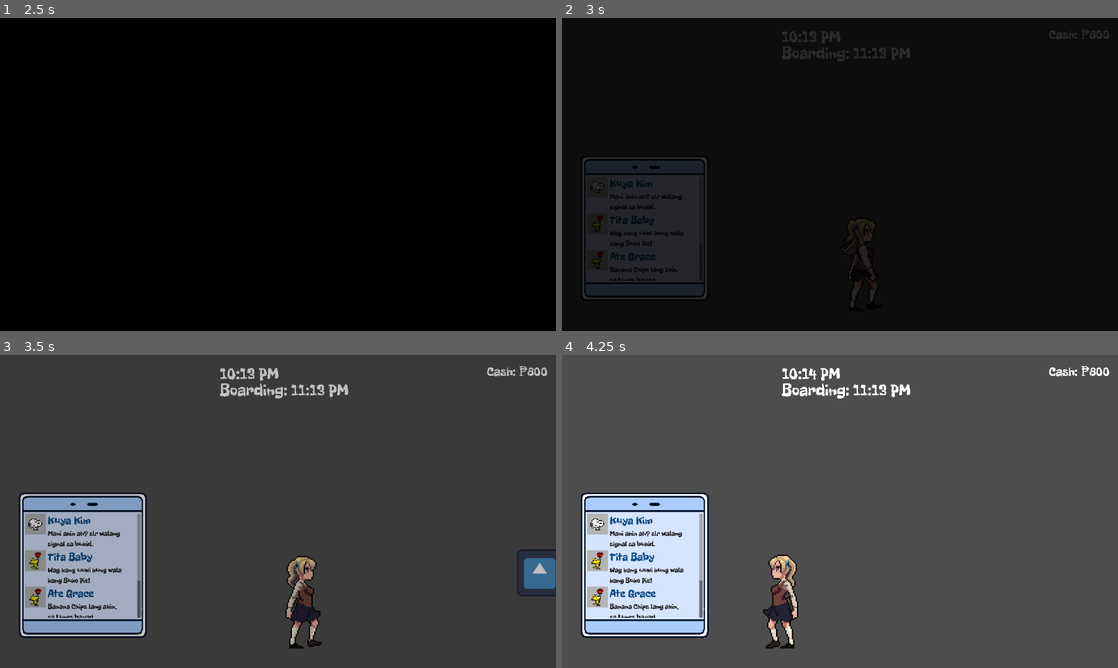
Above: before the commit, frames 1-4 (two rows, left to right).
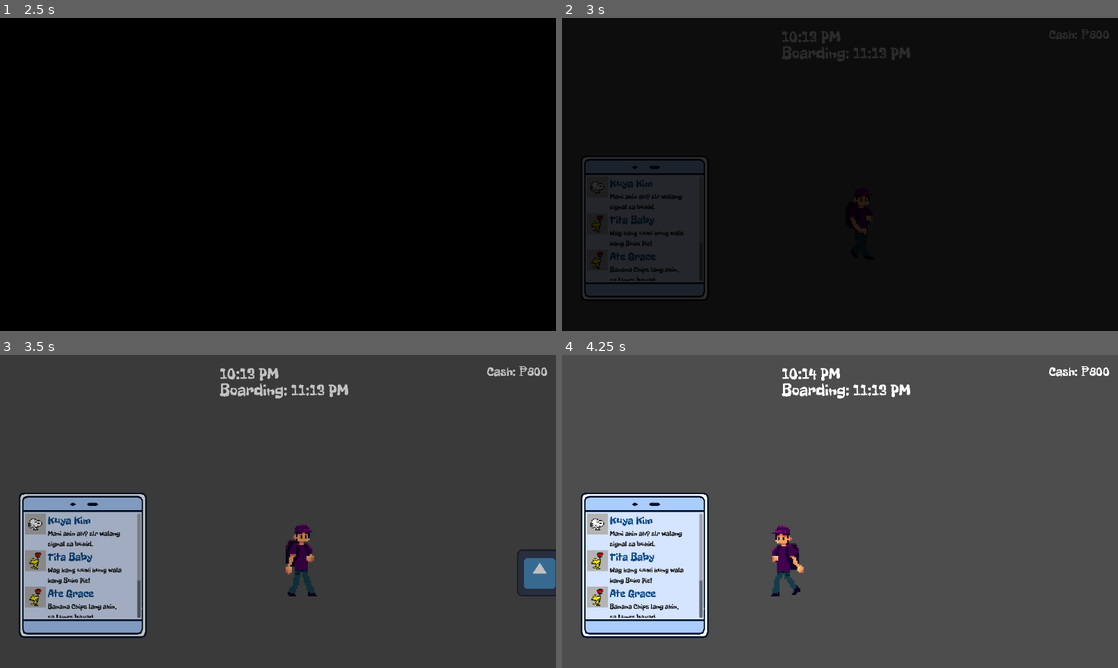
Above: after the commit, the same moments.

Repository: Ronbc779/Game-Jam
Game: Godot game, scene res://scenes/menu.tscn
The game is run twice, just before and just after one commit, with the same random seed, the same clock (stepped at 60 frames per second) and the same inputs. The engine's default icon, where the game draws it, is replaced by a stand-in: a white triangle on a blue panel in a dark square.
Inputs (mouse positions are in pixels of both pictures, inside the frame that each line leads up to):
- Up to frame 1 (2.5 s): click (278, 174) at 0.5 s; click (278, 174) at 1.25 s; hold D (right) from 2.03 s (still down); hold Ctrl (sprint) from 2.03 s (still down)
- Up to frame 2 (3 s): keep holding D (right); tap Enter at 2.75 s; release Ctrl (sprint) at 2.78 s; tap E (interact) at 2.85 s
- Up to frame 3 (3.5 s): keep holding D (right); tap Ctrl (sprint) at 3.05 s
- Up to frame 4 (4.25 s): release D (right) at 3.53 s; hold A (left) from 3.53 s (still down); hold Ctrl (sprint) from 3.53 s (still down)

Frame 1 is identical in both runs. In frame 2, 0.4% of the frame differs, in the area x 51-57%, y 57-93%; in frame 3, 1.6%, in the area x 51-58%, y 54-94%; in frame 4, 1.6%.

Commit message:
feat: implement new player spritesheets

Diff:
--- a/scenes/player.tscn
+++ b/scenes/player.tscn
@@ -19,111 +19,95 @@
 
 [sub_resource type="AtlasTexture" id="AtlasTexture_smehm"]
 atlas = ExtResource("1_g2els")
-region = Rect2(0, 0, 32, 48)
+region = Rect2(0, 0, 128, 192)
 
 [sub_resource type="AtlasTexture" id="AtlasTexture_ur7pv"]
 atlas = ExtResource("1_g2els")
-region = Rect2(32, 0, 32, 48)
+region = Rect2(128, 0, 128, 192)
 
 [sub_resource type="AtlasTexture" id="AtlasTexture_y4r1p"]
 atlas = ExtResource("1_g2els")
-region = Rect2(64, 0, 32, 48)
+region = Rect2(256, 0, 128, 192)
 
 [sub_resource type="AtlasTexture" id="AtlasTexture_d2wvv"]
 atlas = ExtResource("1_g2els")
-region = Rect2(96, 0, 32, 48)
+region = Rect2(384, 0, 128, 192)
 
 [sub_resource type="AtlasTexture" id="AtlasTexture_3v2ag"]
 atlas = ExtResource("1_g2els")
-region = Rect2(128, 0, 32, 48)
+region = Rect2(512, 0, 128, 192)
 
 [sub_resource type="AtlasTexture" id="AtlasTexture_jej6c"]
 atlas = ExtResource("1_g2els")
-region = Rect2(160, 0, 32, 48)
+region = Rect2(640, 0, 128, 192)
 
 [sub_resource type="AtlasTexture" id="AtlasTexture_f1ej7"]
 atlas = ExtResource("1_g2els")
-region = Rect2(192, 0, 32, 48)
+region = Rect2(768, 0, 128, 192)
 
 [sub_resource type="AtlasTexture" id="AtlasTexture_oprun"]
 atlas = ExtResource("1_g2els")
-region = Rect2(224, 0, 32, 48)
+region = Rect2(896, 0, 128, 192)
 
 [sub_resource type="AtlasTexture" id="AtlasTexture_a8ls1"]
 atlas = ExtResource("1_g2els")
-region = Rect2(256, 0, 32, 48)
+region = Rect2(1024, 0, 128, 192)
 
 [sub_resource type="AtlasTexture" id="AtlasTexture_qfm1y"]
 atlas = ExtResource("1_g2els")
-region = Rect2(288, 0, 32, 48)
+region = Rect2(1152, 0, 128, 192)
 
 [sub_resource type="AtlasTexture" id="AtlasTexture_fulsm"]
 atlas = ExtResource("1_g2els")
-region = Rect2(320, 0, 32, 48)
+region = Rect2(1280, 0, 128, 192)
 
 [sub_resource type="AtlasTexture" id="AtlasTexture_4r5pv"]
 atlas = ExtResource("1_g2els")
-region = Rect2(352, 0, 32, 48)
+region = Rect2(1408, 0, 128, 192)
 
 [sub_resource type="AtlasTexture" id="AtlasTexture_60mlk"]
 atlas = ExtResource("1_g2els")
-region = Rect2(384, 0, 32, 48)
+region = Rect2(1536, 0, 128, 192)
 
 [sub_resource type="AtlasTexture" id="AtlasTexture_i4ail"]
 atlas = ExtResource("1_g2els")
-region = Rect2(416, 0, 32, 48)
+region = Rect2(1664, 0, 128, 192)
 
 [sub_resource type="AtlasTexture" id="AtlasTexture_a38lo"]
 atlas = ExtResource("1_g2els")
-region = Rect2(448, 0, 32, 48)
-
-[sub_resource type="AtlasTexture" id="AtlasTexture_qoi8n"]
-atlas = ExtResource("2_qhqgy")
-region = Rect2(0, 0, 128, 128)
-
-[sub_resource type="AtlasTexture" id="AtlasTexture_pvtuh"]
-atlas = ExtResource("2_qhqgy")
-region = Rect2(128, 0, 128, 128)
-
-[sub_resource type="AtlasTexture" id="AtlasTexture_8rh4e"]
-atlas = ExtResource("2_qhqgy")
-region = Rect2(256, 0, 128, 128)
-
-[sub_resource type="AtlasTexture" id="AtlasTexture_is85u"]
-atlas = ExtResource("2_qhqgy")
-region = Rect2(384, 0, 128, 128)
-
-[sub_resource type="AtlasTexture" id="AtlasTexture_o67j2"]
-atlas = ExtResource("2_qhqgy")
-region = Rect2(512, 0, 128, 128)
-
-[sub_resource type="AtlasTexture" id="AtlasTexture_lotbi"]
-atlas = ExtResource("2_qhqgy")
-region = Rect2(640, 0, 128, 128)
-
-[sub_resource type="AtlasTexture" id="AtlasTexture_g1p1k"]
-atlas = ExtResource("2_qhqgy")
-region = Rect2(768, 0, 128, 128)
-
-[sub_resource type="AtlasTexture" id="AtlasTexture_wtvrk"]
-atlas = ExtResource("2_qhqgy")
-region = Rect2(896, 0, 128, 128)
-
-[sub_resource type="AtlasTexture" id="AtlasTexture_nayhv"]
-atlas = ExtResource("2_qhqgy")
-region = Rect2(1024, 0, 128, 128)
-
-[sub_resource type="AtlasTexture" id="AtlasTexture_ednkj"]
-atlas = ExtResource("2_qhqgy")
-region = Rect2(1152, 0, 128, 128)
-
-[sub_resource type="AtlasTexture" id="AtlasTexture_x6ds7"]
-atlas = ExtResource("2_qhqgy")
-region = Rect2(1280, 0, 128, 128)
-
-[sub_resource type="AtlasTexture" id="AtlasTexture_m1jtw"]
-atlas = ExtResource("2_qhqgy")
-region = Rect2(1408, 0, 128, 128)
+region = Rect2(1792, 0, 128, 192)
+
+[sub_resource type="AtlasTexture" id="AtlasTexture_4ni07"]
+atlas = ExtResource("2_qhqgy")
+region = Rect2(0, 0, 128, 192)
+
+[sub_resource type="AtlasTexture" id="AtlasTexture_l71n6"]
+atlas = ExtResource("2_qhqgy")
+region = Rect2(128, 0, 128, 192)
+
+[sub_resource type="AtlasTexture" id="AtlasTexture_ke2ow"]
+atlas = ExtResource("2_qhqgy")
+region = Rect2(256, 0, 128, 192)
+
+[sub_resource type="AtlasTexture" id="AtlasTexture_ujl30"]
+atlas = ExtResource("2_qhqgy")
+region = Rect2(384, 0, 128, 192)
+
+[sub_resource type="AtlasTexture" id="AtlasTexture_31cv2"]
+atlas = ExtResource("2_qhqgy")
+region = Rect2(512, 0, 128, 192)
+
+[sub_resource type="AtlasTexture" id="AtlasTexture_pf23h"]
+atlas = ExtResource("2_qhqgy")
+region = Rect2(640, 0, 128, 192)
+
+[sub_resource type="AtlasTexture" id="AtlasTexture_dt7fs"]
+atlas = ExtResource("2_qhqgy")
+region = Rect2(768, 0, 128, 192)
+
+[sub_resource type="AtlasTexture" id="AtlasTexture_wqfne"]
+atlas = ExtResource("2_qhqgy")
+region = Rect2(896, 0, 128, 192)
 
 [sub_resource type="SpriteFrames" id="SpriteFrames_xrivr"]
 animations = [{
@@ -175,48 +159,36 @@
 }],
 "loop": 1,
 "name": &"idle",
-"speed": 5.0
+"speed": 15.0
 }, {
 "frames": [{
 "duration": 1.0,
-"texture": SubResource("AtlasTexture_qoi8n")
-}, {
-"duration": 1.0,
-"texture": SubResource("AtlasTexture_pvtuh")
-}, {
-"duration": 1.0,
-"texture": SubResource("AtlasTexture_8rh4e")
-}, {
-"duration": 1.0,
-"texture": SubResource("AtlasTexture_is85u")
-}, {
-"duration": 1.0,
-"texture": SubResource("AtlasTexture_o67j2")
-}, {
-"duration": 1.0,
-"texture": SubResource("AtlasTexture_lotbi")
-}, {
-"duration": 1.0,
-"texture": SubResource("AtlasTexture_g1p1k")
-}, {
-"duration": 1.0,
-"texture": SubResource("AtlasTexture_wtvrk")
-}, {
-"duration": 1.0,
-"texture": SubResource("AtlasTexture_nayhv")
-}, {
-"duration": 1.0,
-"texture": SubResource("AtlasTexture_ednkj")
-}, {
-"duration": 1.0,
-"texture": SubResource("AtlasTexture_x6ds7")
-}, {
-"duration": 1.0,
-"texture": SubResource("AtlasTexture_m1jtw")
+"texture": SubResource("AtlasTexture_4ni07")
+}, {
+"duration": 1.0,
+"texture": SubResource("AtlasTexture_l71n6")
+}, {
+"duration": 1.0,
+"texture": SubResource("AtlasTexture_ke2ow")
+}, {
+"duration": 1.0,
+"texture": SubResource("AtlasTexture_ujl30")
+}, {
+"duration": 1.0,
+"texture": SubResource("AtlasTexture_31cv2")
+}, {
+"duration": 1.0,
+"texture": SubResource("AtlasTexture_pf23h")
+}, {
+"duration": 1.0,
+"texture": SubResource("AtlasTexture_dt7fs")
+}, {
+"duration": 1.0,
+"texture": SubResource("AtlasTexture_wqfne")
 }],
 "loop": 1,
 "name": &"walk",
-"speed": 10.0
+"speed": 8.0
 }]
 
 [sub_resource type="CapsuleShape2D" id="CapsuleShape2D_xrivr"]
@@ -230,10 +202,12 @@
 
 [node name="AnimatedSprite2D" type="AnimatedSprite2D" parent="." unique_id=508239025]
 texture_filter = 1
-position = Vector2(0, -24.333334)
+position = Vector2(0, -28.999989)
+scale = Vector2(0.283, 0.3)
 sprite_frames = SubResource("SpriteFrames_xrivr")
 animation = &"idle"
 autoplay = "idle"
+frame_progress = 0.24526216
 
 [node name="CollisionShape2D" type="CollisionShape2D" parent="." unique_id=522637750]
 position = Vector2(0, -22.666666)
--- a/scripts/player.gd
+++ b/scripts/player.gd
@@ -7,8 +7,9 @@
 
 # Audio containers
 @export var sfx_footsteps : AudioStreamRandomizer
-# Set foot hit frames relative to spritesheet
-var footstep_frames : Array = [3,9] # TO EDIT WITH LEI'S SPRITE
+# For walk cycle: sets footstep hit frames relative to spritesheet
+var walk_footstep_frames : Array = [1,5]
+var idle_footstep_frames : Array = [6,13]
 
 func _physics_process(delta: float) -> void:
 
@@ -18,7 +19,7 @@
 	var direction := Input.get_axis("left", "right")
 	# Sprite changes
 	if abs(velocity.x) > 1:
-		animated_sprite_2d.sprite_frames.set_animation_speed("walk", 10)
+		animated_sprite_2d.sprite_frames.set_animation_speed("walk", 8)
 		animated_sprite_2d.animation = "walk"
 	else:
 		animated_sprite_2d.animation = "idle"
@@ -28,7 +29,7 @@
 		velocity.x = move_toward(velocity.x, 0, SPEED)
 
 	if Input.is_action_pressed("sprint"):
-		animated_sprite_2d.sprite_frames.set_animation_speed("walk", 15)
+		animated_sprite_2d.sprite_frames.set_animation_speed("walk", 12)
 		velocity *= SPRINT_MULT
 
 	move_and_slide()
@@ -46,6 +47,9 @@
 
 # Footsteps randomizer
 func _on_animated_sprite_2d_frame_changed() -> void:
-	if animated_sprite_2d.animation == "idle": return
 	load_sfx(sfx_footsteps)
-	if animated_sprite_2d.frame in footstep_frames: sfx_player.play()
+
+	if animated_sprite_2d.animation == "idle" and animated_sprite_2d.frame in idle_footstep_frames:
+		pass #TBD
+	if animated_sprite_2d.animation == "walk" and animated_sprite_2d.frame in walk_footstep_frames:
+		sfx_player.play()
Binary file changed: assets/images/Idle.png
Binary file changed: assets/images/Walk.png
